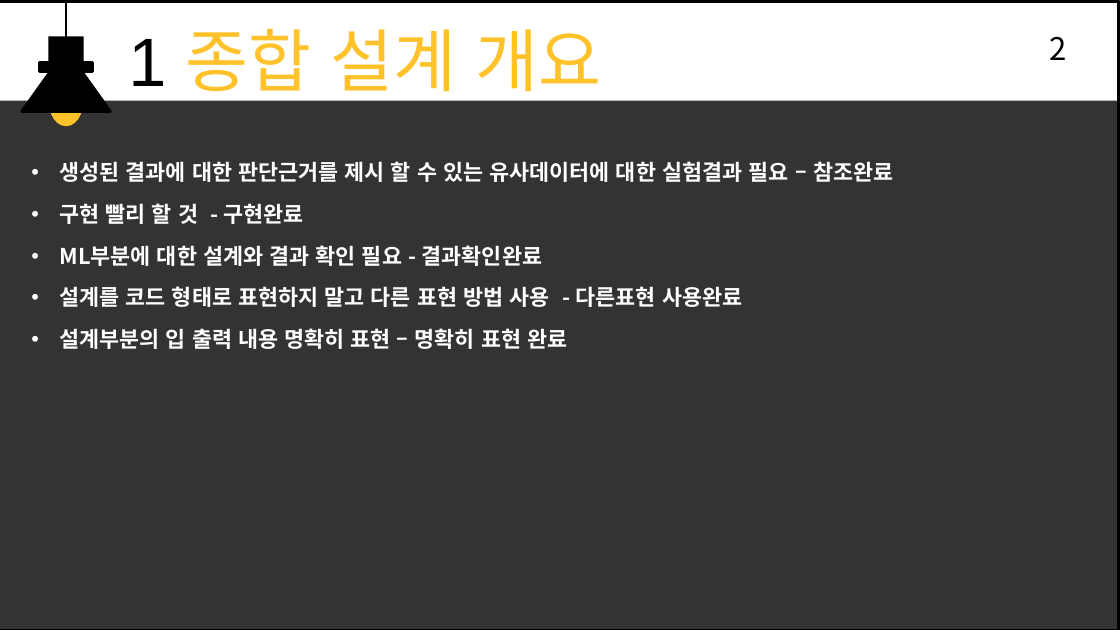
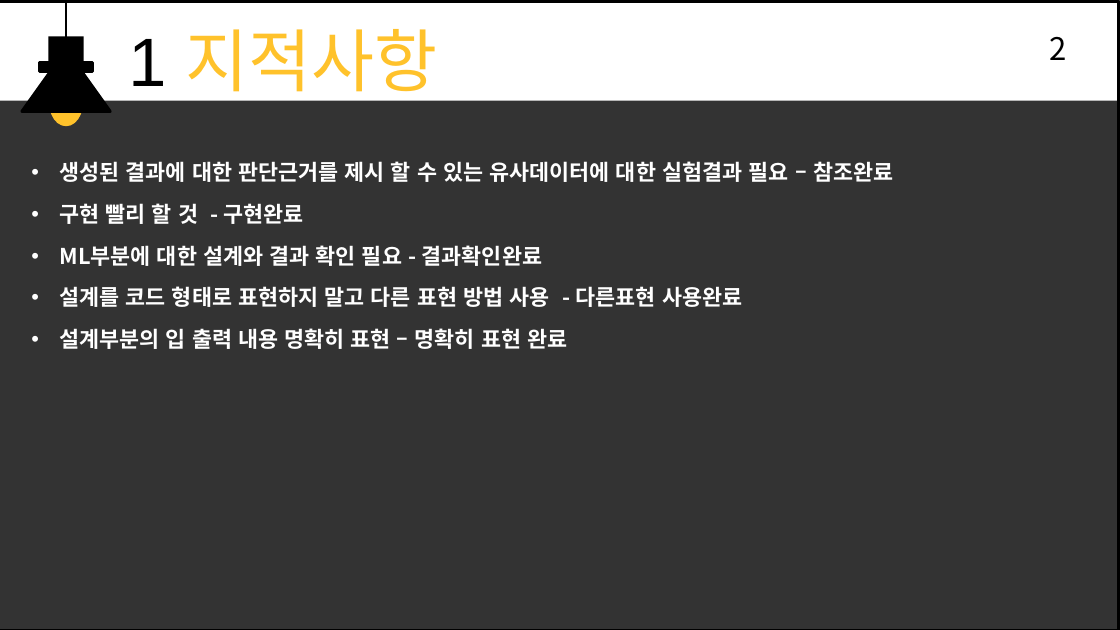
Before and after one commit to dongyounn/RisingSunz, a slide deck: slide 3 of 프로토타입5-4(김주호,신동윤,이승해).pptx. Drawn at 1120x630 pixels with LibreOffice and Linux fonts; fonts in the diff are those of the drawing. Boxes give left, top, right and bottom in pixels: in the first picture for what was removed or moved away, otherwise in the second. Text is boxed around its words. In the diff, an @@ line names an element or a change of style, - is before the commit and + after.

Commit message:
프로토타입

```diff
--- a/프로토타입5-4(김주호,신동윤,이승해).pptx
+++ b/프로토타입5-4(김주호,신동윤,이승해).pptx
@@ text at (x1=128, y1=29, x2=438, y2=103): text changed @@
-1 종합 설계 개요
+1 지적사항
```
